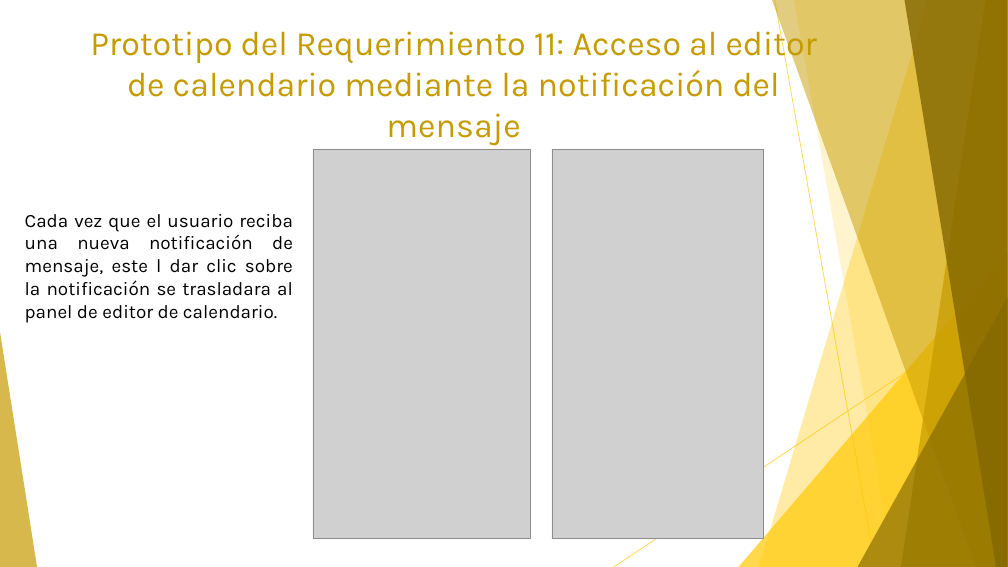
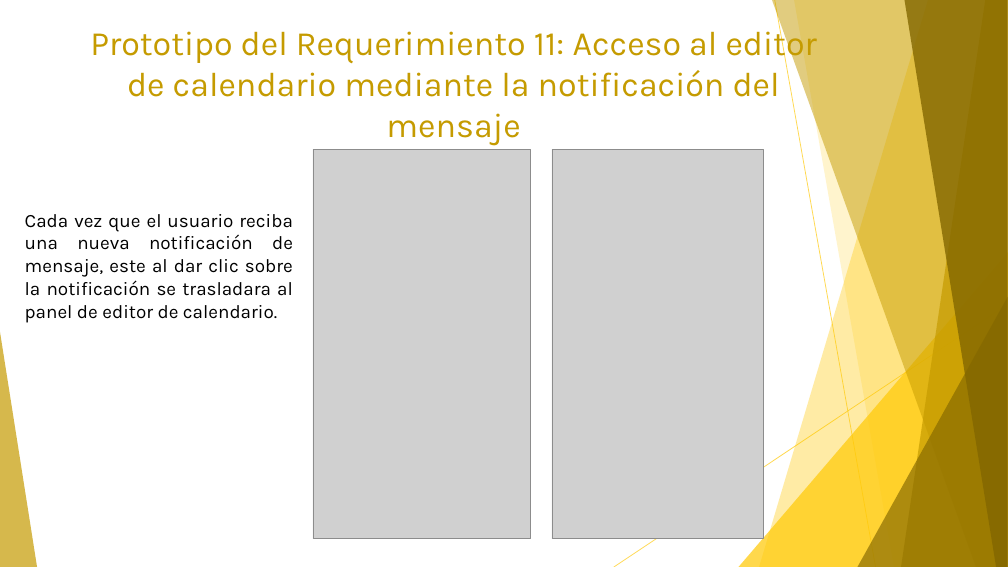
Before and after one commit to Civan98/Proyecto-SMR, a slide deck: slide 6 of Proyecto SMR/Sprint 3/Prototipos-Sprint-3-13-24-jul.pptx. Drawn at 1008x567 pixels with LibreOffice and Linux fonts; fonts in the diff are those of the drawing; grey boxes stand for pictures. Boxes give left, top, right and bottom in pixels: in the first picture for what was removed or moved away, otherwise in the second. Text is boxed around its words. In the diff, an @@ line names an element or a change of style, - is before the commit and + after.

```diff
--- a/Proyecto SMR/Sprint 3/Prototipos-Sprint-3-13-24-jul.pptx
+++ b/Proyecto SMR/Sprint 3/Prototipos-Sprint-3-13-24-jul.pptx
@@ text at box(25, 214, 293, 323): text changed @@
-Cada vez que el usuario reciba una nueva notificación de mensaje, este l dar clic sobre la notificación se trasladara al panel de editor de calendario.
+Cada vez que el usuario reciba una nueva notificación de mensaje, este al dar clic sobre la notificación se trasladara al panel de editor de calendario.
```
Also in this commit, not shown: 1 other file.
